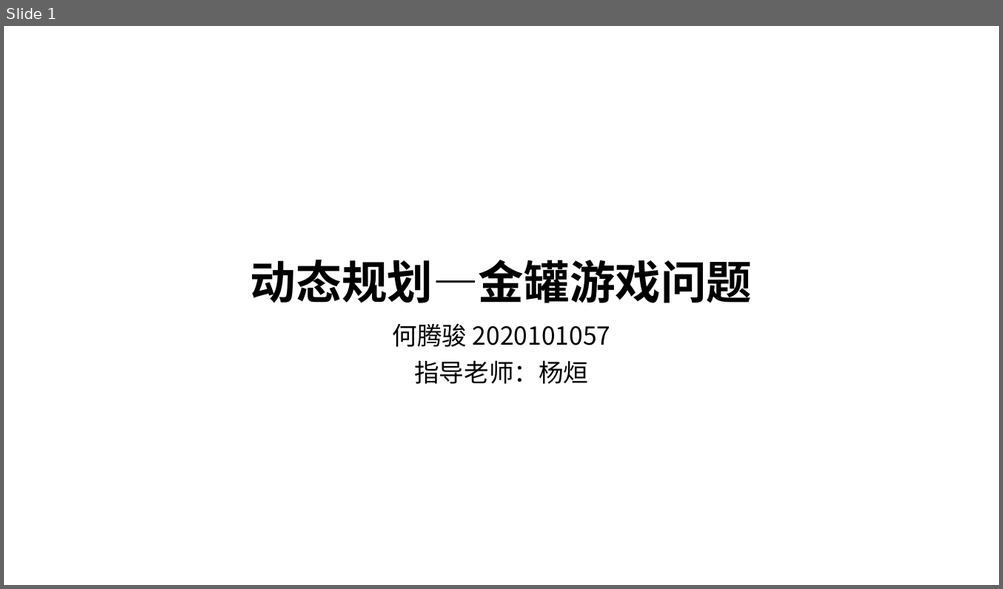
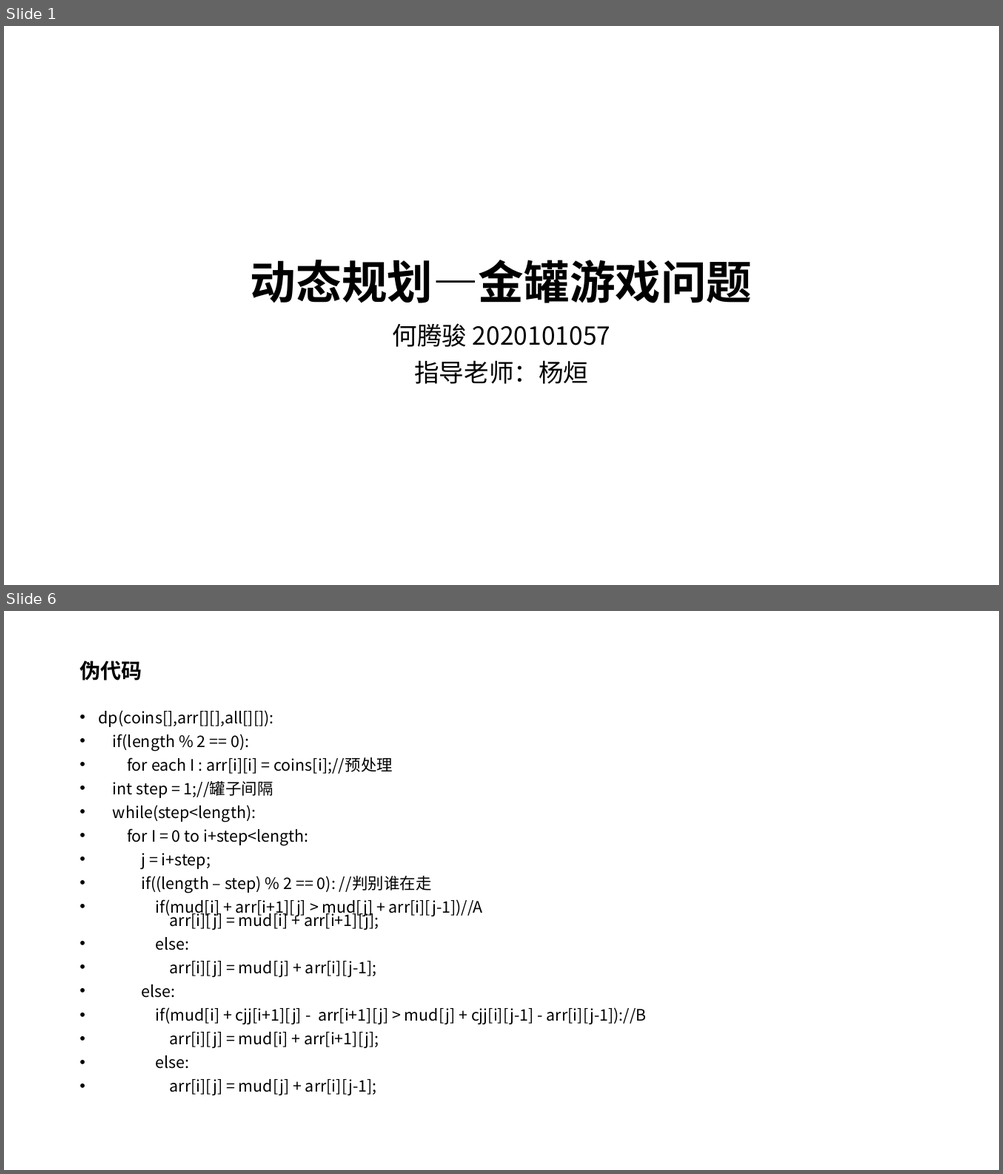
Before and after one commit to VirtualPuffer/Algorithm_Experiment, a slide deck: report/实验4/算法实验04.pptx. Shown one above the other, each under a label of ours: slide 1 before the commit, slides 1 and 6 after it; the slides between them are not shown. The pictures are 1003x589 and 1003x1174 pixels, drawn with LibreOffice and Linux fonts; fonts in the diff are those of the drawing. Boxes give left, top, right and bottom in pixels: in the first picture for what was removed or moved away, otherwise in the second. Text is boxed around its words. In the diff, an @@ line names an element or a change of style, - is before the commit and + after.

```diff
--- a/report/实验4/算法实验04.pptx
+++ b/report/实验4/算法实验04.pptx
@@ slide 6 added at <box>4,611,999,1170</box>, background #FFFFFF @@
@@ title added at <box>79,661,142,681</box>, 20 pt, text #000000, bold @@
+伪代码
@@ text added at <box>99,710,646,1096</box>, 15.3 pt, text #000000 @@
+• dp(coins[],arr[][],all[][]):
+• if(length % 2 == 0):
+• for each I : arr[i][i] = coins[i];//预处理
+• int step = 1;//罐子间隔
+• while(step<length):
+• for I = 0 to i+step<length:
+• j = i+step;
+• if((length – step) % 2 == 0): //判别谁在走
+• if(mud[i] + arr[i+1][j] > mud[j] + arr[i][j-1])//A
+  arr[i][j] = mud[i] + arr[i+1][j];
+• else:
+• arr[i][j] = mud[j] + arr[i][j-1];
+• else:
+• if(mud[i] + cjj[i+1][j] - arr[i+1][j] > mud[j] + cjj[i][j-1] - arr[i][j-1])://B
+• arr[i][j] = mud[i] + arr[i+1][j];
+• else:
+• arr[i][j] = mud[j] + arr[i][j-1];
```
Also in this commit, not shown: 2 slides changed, 2 other slides added, 8 slides removed, 2 other files.
